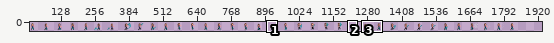
A sprite sheet gets an edit: assets/characters/lilah.png. The first picture is a wide view before the edit; the outline marks the close-up.
Close-up. Old version:
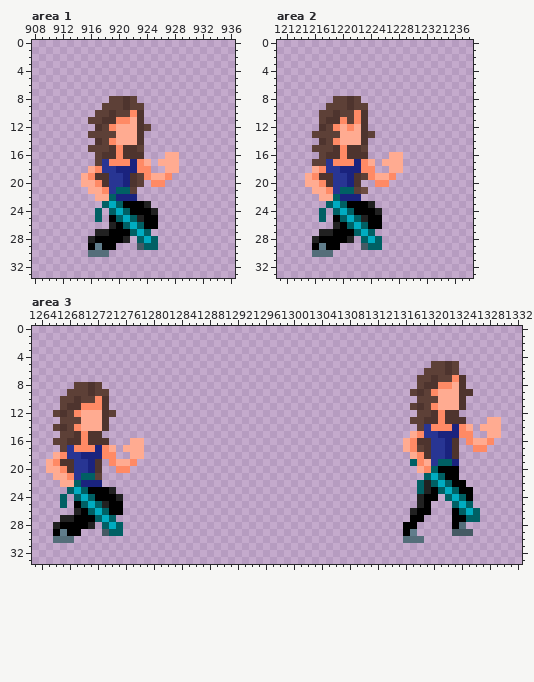
The file is 1850x34 pixels. Colours within 5 levels of each other are drawn and written as one. Shown: area 1: x 908..936, y 0..33; area 2: x 1211..1238, y 0..33; area 3: x 1263..1332, y 0..33. The old version is drawn lined up with the new one, on the new canvas. The wide view leaves out empty margins. The commit also changed other parts of the picture, which this record leaves out.
Once edited:
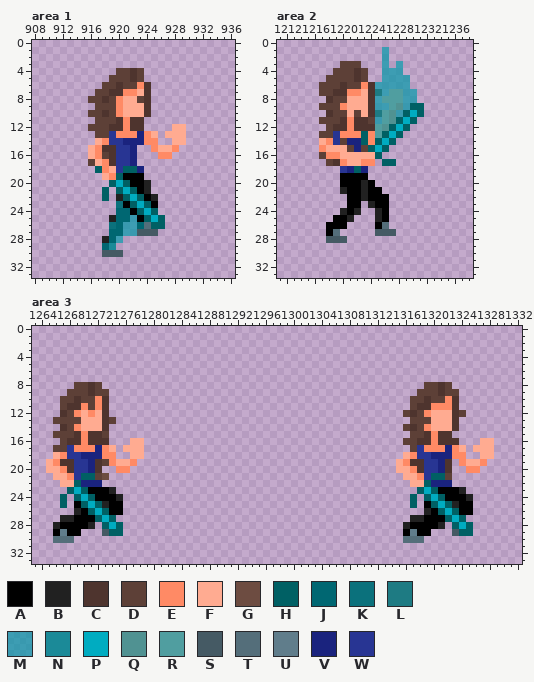
Palette (. is transparent): A #000000  B #212121  C #4e342e  D #5d4037  E #ff8a65  F #ffab91  G #6d4c41  H #006064  J #006772  K #0b717c  L #1e7b83  M #0097a7af  N #1b8a98  P #00acc1  Q #509292  R #509ea0  S #455a64  T #546e7a  U #607d8b  V #1a237e  W #283593
From old to new:
canvas 1850x34 -> 1950x34
Changed rows in their new state; - is an unchanged pixel.
Area 1:
first column x 915:
 4 -----DDCD------
 5 ----DDDCD------
 6 ---DDCDDEC-----
 7 --DDCCEEFC-----
 8 -DDC-EFFDC-----
 9 --D--EFFFC-----
10 -D-CDEFFFC-----
11 -.-DDC-C-------
12 -DD-CCEC-.---FF
13 -.--WEEEVEF-FFF
14 --FEWWVVVEE--FF
15 -FEC-WWV.-EFFE-
16 -FED-WWV.--EE.-
17 -DFECWW-..-...-
18 -.HEFWHHV.--..-
19 ...FEHAAA....--
20 ....HPHAAB..---
21 -..H.-PHAB-----
22 --.H.BHPHAB----
23 ---..K-HPHA----
24 --.-.JJ-HPH----
25 --.-BJJMAHPH---
26 ----KJMMJTHH---
27 --..JJMMSSS----
28 -..BJM.-...----
29 -..JN---...----
30 -..SSS---------
Area 2:
first column x 1215:
 1 -----------M-----
 2 -----------M-----
 3 -----DDD---M-M---
 4 ----DDDCD--MMM---
 5 ---DDDDCD--MMMM--
 6 --DDDCDDECMMMMM--
 7 --DDCCEEFCLMRRMM-
 8 ---C--FFFCMRRRMM-
 9 --D--EFFFCMMRQMHH
10 --.CD-FDFCLRQMHPH
11 ---DDCEC-DMRQHPH-
12 --.-CC-C-CRQHPH--
13 -.--WEEEHERHPH---
14 --FEWDVVHEHPH----
15 -.EFFFDV-HPH-----
16 ---EEFFFFFH-..---
17 -..DC-FF-E-HH.---
18 -....W-HV.--..---
19 .....AAAA....----
20 .....AAABA..-----
21 -....BAABAA------
22 --....AABAAA-----
23 ---...--.-AA-----
24 --.-.BAB..-A-----
25 --.--AB...BA-----
26 ---AA-....-T-----
27 --.AT.....SSS----
28 -..SSS.-...------
29 -....---...------
30 -...-------------
Area 3:
first column x 1266:
 5 ------------------------------------------------------....------
 6 -----------------------------------------------------.....------
 7 ----------------------------------------------------.......-----
 8 ----------------------------------------------------.DDCD..-----
 9 ---------------------------------------------------.D-DCDD..----
10 ---------------------------------------------------D-C-DEC.-----
11 -----D-----------------------------------------------C-EEC.-----
12 .----E--.-----------------------------------------DC-EFFF-D-----
13 D-------D--------------------------------------------DFFF-.---..
14 .-------------------------------------------------DC-EFFFC..-...
15 D------D-------------------------------------------DDCECC...--..
16 .-------------------------------------------------DD--ECC--..-F-
17 D-------------------------------------------------.DWEEE-EF-FFF-
18 --------------------------------------------------FEWWVV-EE--FF-
19 -------D-----------------------------------------FECCW-VC.EFFE--
20 -------------------------------------------------FFECWWVC.-EE---
21 -------G------------------------------------------FFEWH-D.------
22 ---------------------------------------------------FFHVVV..-----
23 -----------------------------------------------------PHAAAB.----
24 ---------------------------------------------------H.HPHAAAB----
25 ---------------------------------------------------H.-HPHBAA----
26 ---------------------------------------------------..BAHPHAA.---
27 ---------------------------------------------------BBAAAHPH..---
28 --------------------------------------------------B-AAAB-HPH----
29 ----------------------------------------------------AA----HH----
Where, in picture pixels (left, top, right, bottom), the same in both close-ups:
changed: (81, 68, 186, 257)
changed: (305, 47, 424, 257)
changed: (396, 361, 501, 536)
changed: (53, 403, 116, 480)
